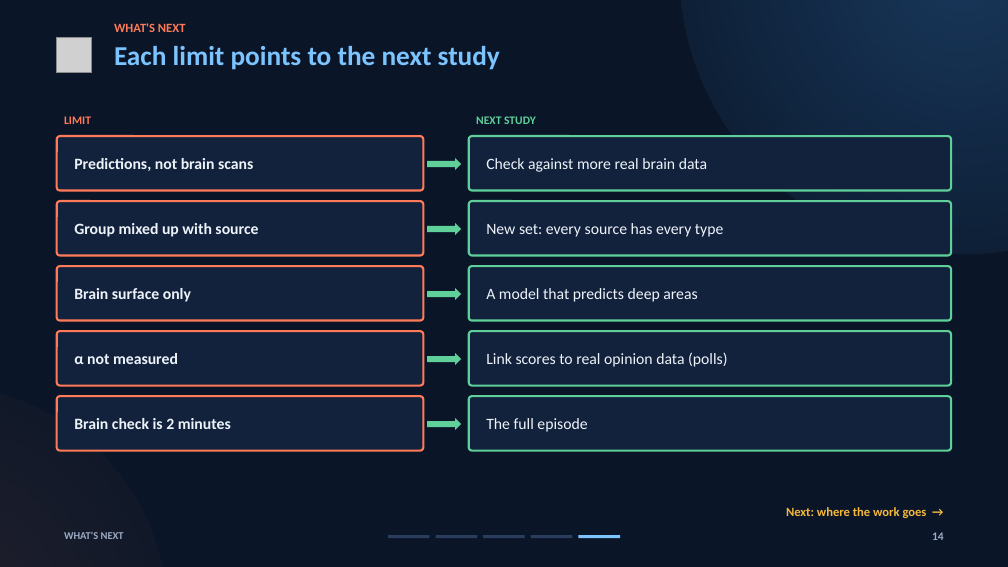
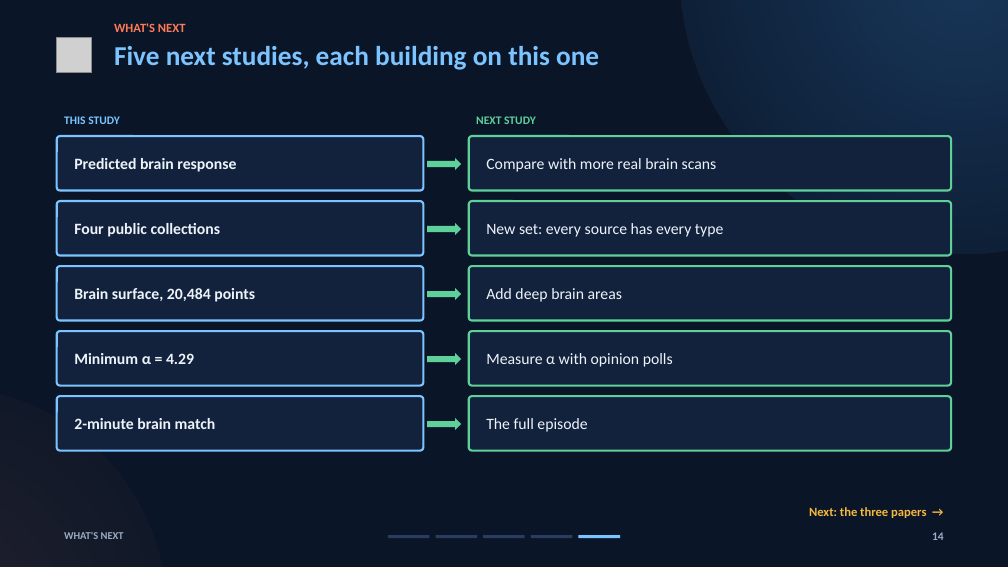
Before and after one commit to brn-mwai/monarch, a slide deck: slide 14 of docs/defence/Monarch_Defence_Deck_Script.pptx. Drawn at 1008x567 pixels with LibreOffice and Linux fonts; fonts in the diff are those of the drawing; grey boxes stand for pictures. Boxes give left, top, right and bottom in pixels: in the first picture for what was removed or moved away, otherwise in the second. Text is boxed around its words. In the diff, an @@ line names an element or a change of style, - is before the commit and + after.

```diff
--- a/docs/defence/Monarch_Defence_Deck_Script.pptx
+++ b/docs/defence/Monarch_Defence_Deck_Script.pptx
@@ text at bbox=[114, 46, 599, 70]: text changed @@
-Each limit points to the next study
+Five next studies, each building on this one
@@ text at bbox=[64, 116, 120, 124]: text changed; text colour #FF7A59 to #7CC4FF @@
-LIMIT
+THIS STUDY
@@ text in rounded rectangle at bbox=[74, 158, 236, 172]: text changed @@
-Predictions, not brain scans
+Predicted brain response
@@ text in rounded rectangle at bbox=[486, 158, 717, 172]: text changed @@
-Check against more real brain data
+Compare with more real brain scans
@@ text in rounded rectangle at bbox=[74, 223, 221, 237]: text changed @@
-Group mixed up with source
+Four public collections
@@ text in rounded rectangle at bbox=[74, 288, 255, 302]: text changed @@
-Brain surface only
+Brain surface, 20,484 points
@@ text in rounded rectangle at bbox=[486, 288, 622, 302]: text changed @@
-A model that predicts deep areas
+Add deep brain areas
@@ text in rounded rectangle at bbox=[74, 353, 194, 364]: text changed @@
-α not measured
+Minimum α = 4.29
@@ text in rounded rectangle at bbox=[486, 353, 673, 367]: text changed @@
-Link scores to real opinion data (polls)
+Measure α with opinion polls
@@ outline #FF7A59 2 pt to #7CC4FF 2 pt in 5 elements at bbox=[57, 266, 423, 321], bbox=[57, 136, 423, 191], bbox=[57, 331, 423, 386], bbox=[57, 201, 423, 256], bbox=[57, 396, 423, 451] @@
@@ text in rounded rectangle at bbox=[74, 418, 216, 429]: text changed @@
-Brain check is 2 minutes
+2-minute brain match
@@ text at bbox=[809, 507, 926, 518]: text changed @@
-Next: where the work goes →
+Next: the three papers →
```
Also in this commit, not shown: 6 other slides changed, 46 other files.
